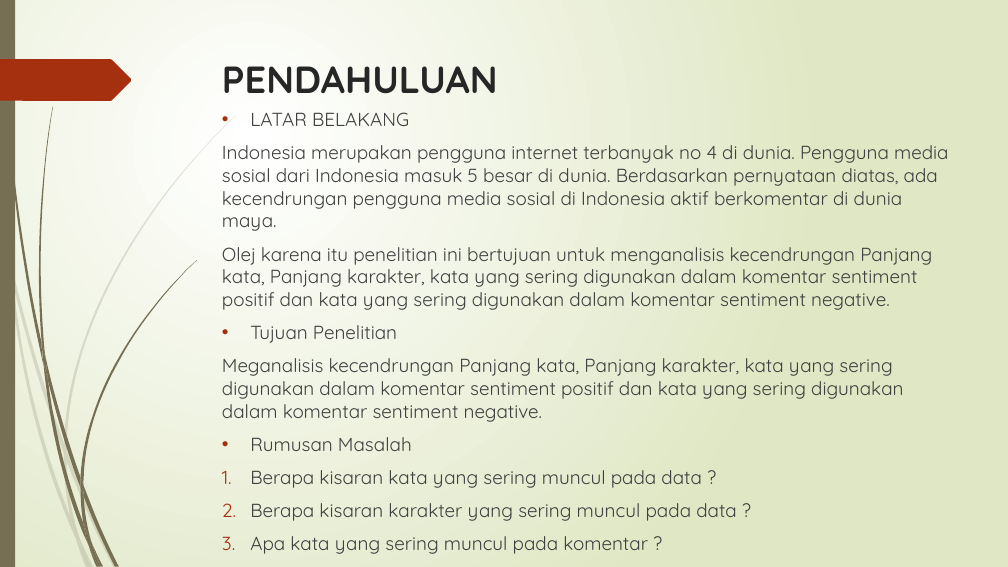
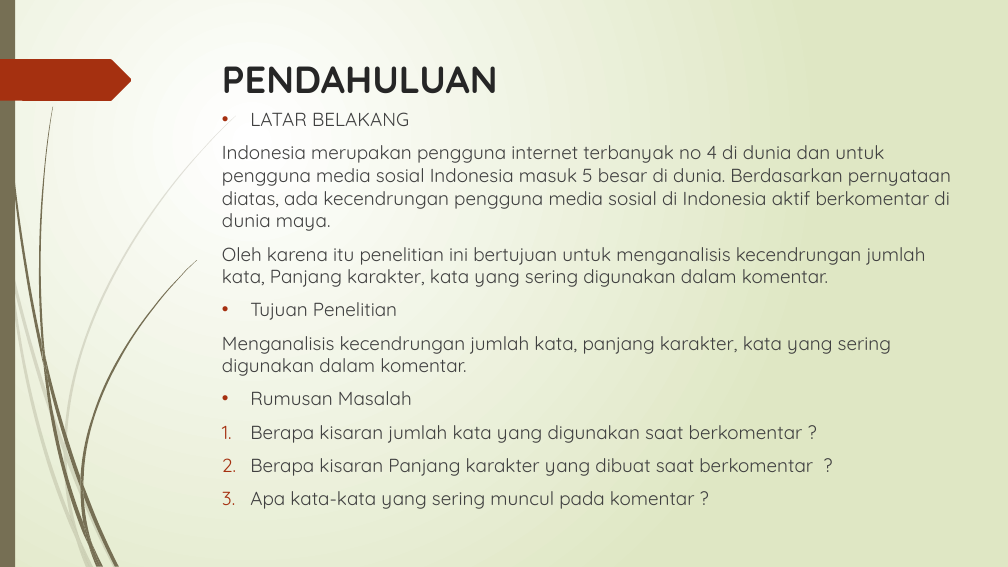
Before and after one commit to christadel27/2300944_09_ADE_hate-speech_Challenge-Gold, a slide deck: slide 2 of TUGAS GOLD CHALLENGE.pptx. Drawn at 1008x567 pixels with LibreOffice and Linux fonts; fonts in the diff are those of the drawing. Boxes give left, top, right and bottom in pixels: in the first picture for what was removed or moved away, otherwise in the second. Text is boxed around its words. In the diff, an @@ line names an element or a change of style, - is before the commit and + after.

```diff
--- a/TUGAS GOLD CHALLENGE.pptx
+++ b/TUGAS GOLD CHALLENGE.pptx
@@ text at [222, 145, 951, 287]: text changed @@
-Indonesia merupakan pengguna internet terbanyak no 4 di dunia. Pengguna media sosial dari Indonesia masuk 5 besar di dunia. Berdasarkan pernyataan diatas, ada kecendrungan pengguna media sosial di Indonesia aktif berkomentar di dunia maya.
-Olej karena itu penelitian ini bertujuan untuk menganalisis kecendrungan Panjang kata, Panjang karakter, kata yang sering digunakan dalam komentar sentiment positif dan kata yang sering digunakan dalam komentar sentiment negative.
+Indonesia merupakan pengguna internet terbanyak no 4 di dunia dan untuk pengguna media sosial Indonesia masuk 5 besar di dunia. Berdasarkan pernyataan diatas, ada kecendrungan pengguna media sosial di Indonesia aktif berkomentar di dunia maya.
+Oleh karena itu penelitian ini bertujuan untuk menganalisis kecendrungan jumlah kata, Panjang karakter, kata yang sering digunakan dalam komentar.
@@ text at [222, 336, 891, 376]: text changed @@
-Meganalisis kecendrungan Panjang kata, Panjang karakter, kata yang sering digunakan dalam komentar sentiment positif dan kata yang sering digunakan dalam komentar sentiment negative.
+Menganalisis kecendrungan jumlah kata, panjang karakter, kata yang sering digunakan dalam komentar.
@@ text at [250, 425, 813, 509]: text changed @@
-1. Berapa kisaran kata yang sering muncul pada data ?
-2. Berapa kisaran karakter yang sering muncul pada data ?
-3. Apa kata yang sering muncul pada komentar ?
+1. Berapa kisaran jumlah kata yang digunakan saat berkomentar ?
+2. Berapa kisaran Panjang karakter yang dibuat saat berkomentar ?
+3. Apa kata-kata yang sering muncul pada komentar ?
```
Also in this commit, not shown: 4 other slides changed, 4 other files.
